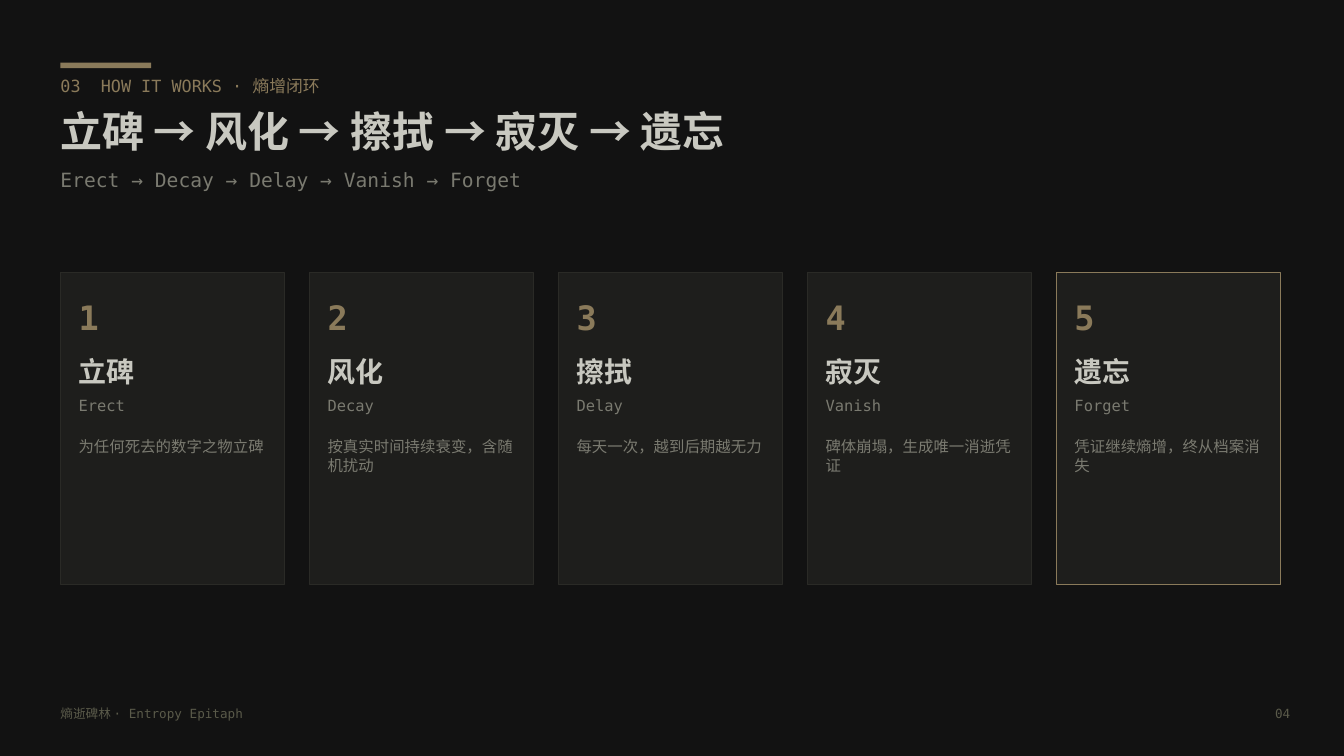
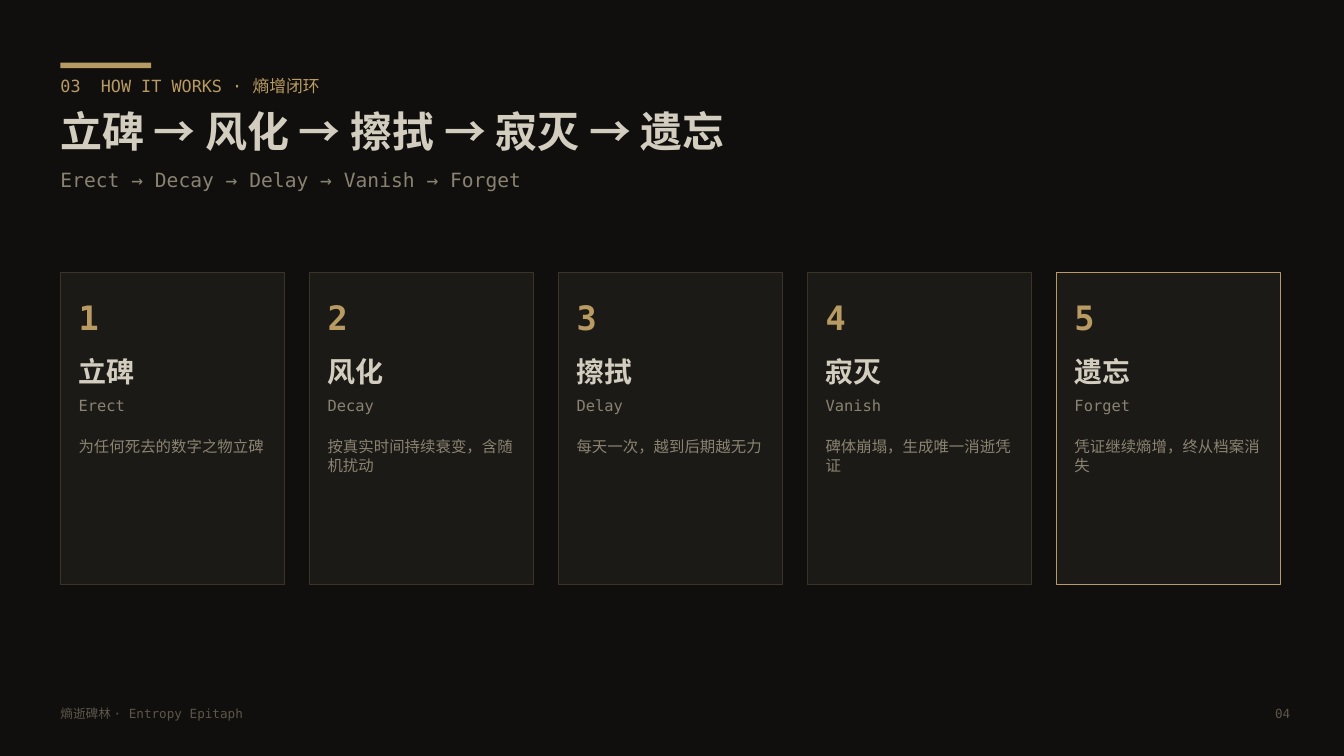
Before and after one commit to h0ll0w-AkuZr0guY/entropy-epitaph, a slide deck: slide 4 of docs/entropy-epitaph-pitch.pptx. Drawn at 1344x756 pixels with LibreOffice and Linux fonts; fonts in the diff are those of the drawing. Boxes give left, top, right and bottom in pixels: in the first picture for what was removed or moved away, otherwise in the second. Text is boxed around its words. In the diff, an @@ line names an element or a change of style, - is before the commit and + after.

```diff
--- a/docs/entropy-epitaph-pitch.pptx
+++ b/docs/entropy-epitaph-pitch.pptx
@@ rectangle at (0, 0, 1344, 756): fill #121212 to #100F0D @@
@@ text "03 HOW IT WORKS · ..." at (60, 78, 320, 94): text colour #8A7A5A to #B89A63 @@
@@ rectangle at (60, 63, 151, 69): fill #8A7A5A to #B89A63 @@
@@ text "立碑 → 风化 → 擦拭 ..." at (60, 111, 725, 191): text colour #C8C8C0 to #D2CDBE in "立碑 → 风化 → 擦拭 → 寂灭 ..."; text colour #7A7A70 to #8A8372 in "Erect → Decay → Delay → Vanish ..." @@
@@ text "1" at (79, 305, 264, 453): text colour #8A7A5A to #B89A63 in "1"; text colour #C8C8C0 to #D2CDBE in "立碑"; text colour #7A7A70 to #8A8372 in "Erect", "为任何死去的数字之物立碑" @@
@@ text "2" at (328, 305, 513, 472): text colour #8A7A5A to #B89A63 in "2"; text colour #C8C8C0 to #D2CDBE in "风化"; text colour #7A7A70 to #8A8372 in "Decay", "按真实时间持续衰变，含随机扰动" @@
@@ text "3" at (577, 305, 762, 453): text colour #8A7A5A to #B89A63 in "3"; text colour #C8C8C0 to #D2CDBE in "擦拭"; text colour #7A7A70 to #8A8372 in "Delay", "每天一次，越到后期越无力" @@
@@ fill #1E1E1C to #1C1A16; outline #2A2A26 0.75 pt to #3A3426 0.75 pt in 4 elements at (60, 272, 284, 585), (310, 272, 533, 585), (559, 272, 782, 585), (808, 272, 1031, 585) @@
@@ text "4" at (826, 305, 1011, 472): text colour #8A7A5A to #B89A63 in "4"; text colour #C8C8C0 to #D2CDBE in "寂灭"; text colour #7A7A70 to #8A8372 in "Vanish", "碑体崩塌，生成唯一消逝凭证" @@
@@ rectangle at (1057, 272, 1280, 585): fill #1E1E1C to #1C1A16; outline #8A7A5A 0.75 pt to #B89A63 0.75 pt @@
@@ text "5" at (1074, 305, 1259, 472): text colour #8A7A5A to #B89A63 in "5"; text colour #C8C8C0 to #D2CDBE in "遗忘"; text colour #7A7A70 to #8A8372 in "Forget", "凭证继续熵增，终从档案消失" @@
```
Also in this commit, not shown: 7 other slides changed, 3 slides added, 2 slides removed, 9 other files.
